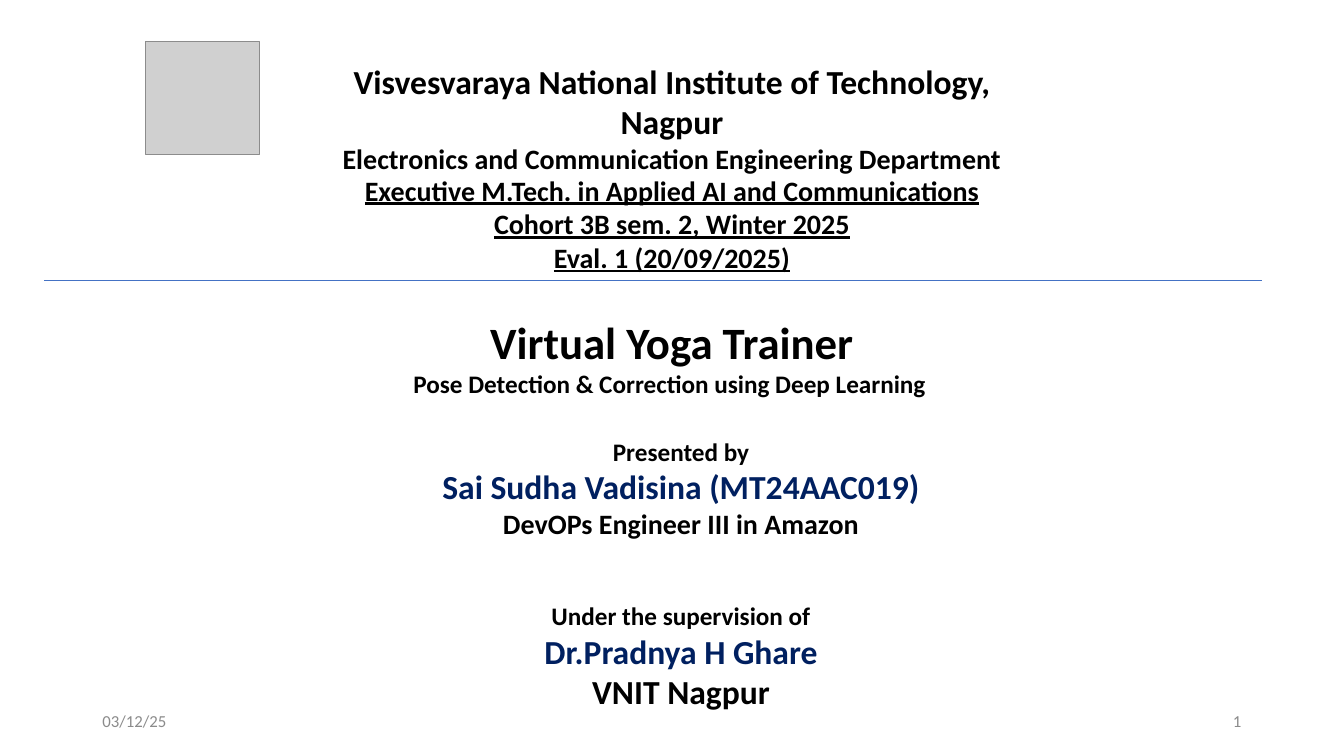
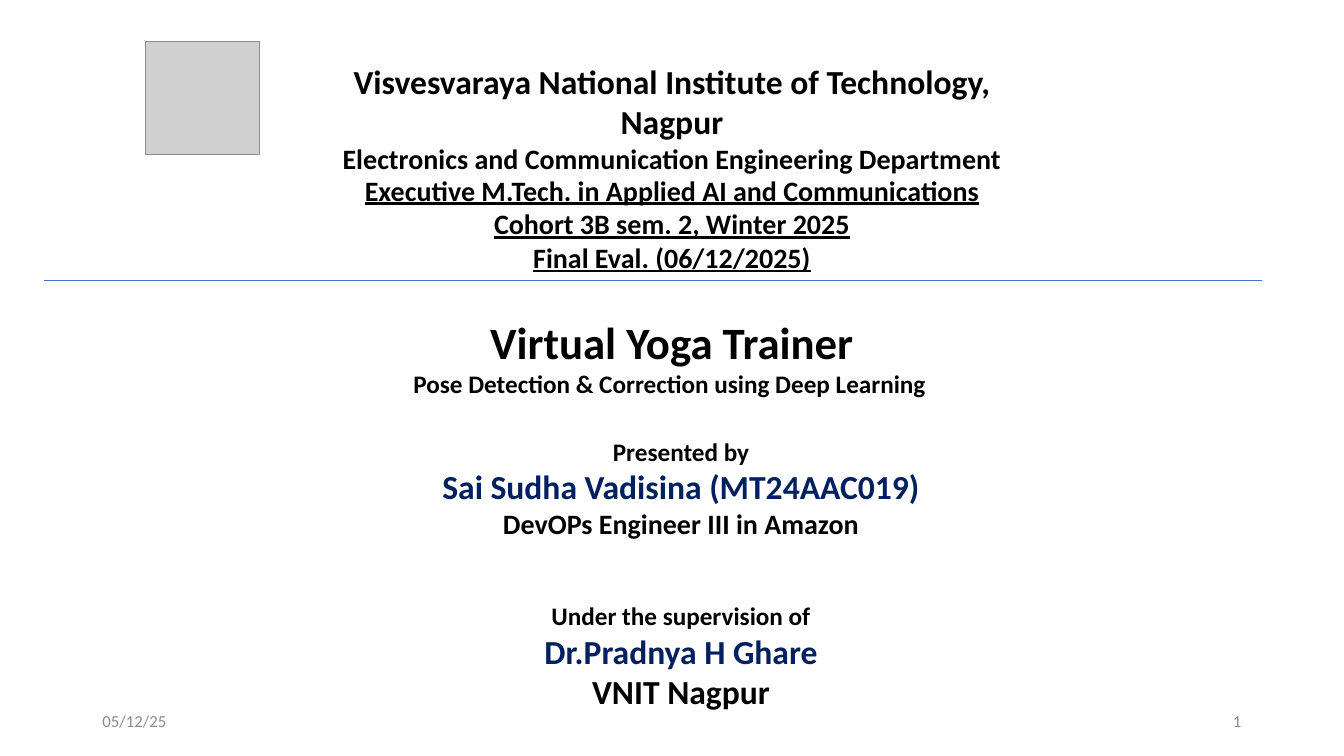
Before and after one commit to SaiSudhaV/VirtualYogaTrainer, a slide deck: slide 1 of docs/MT24AAC019_MiniProject_Evaluation3.pptx. Drawn at 1344x756 pixels with LibreOffice and Linux fonts; fonts in the diff are those of the drawing; grey boxes stand for pictures. Boxes give left, top, right and bottom in pixels: in the first picture for what was removed or moved away, otherwise in the second. Text is boxed around its words. In the diff, an @@ line names an element or a change of style, - is before the commit and + after.

```diff
--- a/docs/MT24AAC019_MiniProject_Evaluation3.pptx
+++ b/docs/MT24AAC019_MiniProject_Evaluation3.pptx
@@ text at bbox=[533, 247, 810, 272]: text changed @@
-Eval. 1 (20/09/2025)
+Final Eval. (06/12/2025)
@@ text at bbox=[102, 715, 166, 728]: text changed @@
-03/12/25
+05/12/25
```
Also in this commit, not shown: 8 other slides changed, 17 slides added, 1 slide removed, 13 other files.
